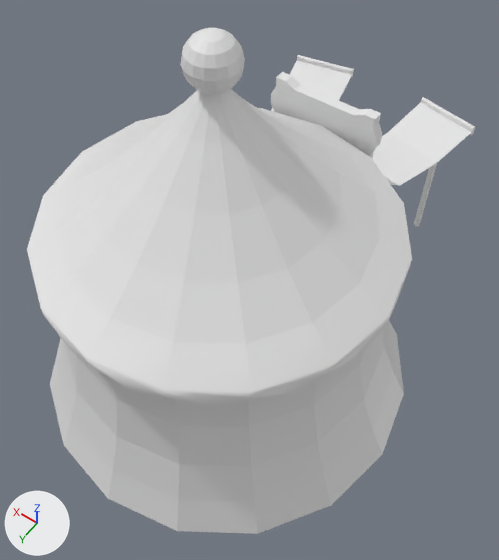
The FBX model Assets/Objects/Tent_Circus_1/Tent_Circus_1-2.fbx: old version first, new version second.
Before and after are seen from a camera (50 mm lens) standing at (-2.34, 2.88, 6.04) and looking at (-0.24, -0.06, 1.43). Arrows for +X, +Y and +Z are at lower left; the lights stay in place.

The scene before the commit, as lines of its bpy script (objects in view):
```python
mat_tent_circus_1a = principled_material('Tent_Circus_1A')
mat_tent_circus_1a.base_color = (0.8, 0.8, 0.8)  # white #e7e7e7
me_tent_circus_1_2 = bpy.data.meshes.new('Tent_Circus_1-2')
me_tent_circus_1_2.from_pydata(...)  # 482 vertices, 420 faces; spans x -1.78..1.78, y -2.87..1.77, z 0.0..3.7
# faces by material slot: [202, 218]
me_tent_circus_1_2.materials.append(mat_tent_circus_1a)  # white #e7e7e7
me_tent_circus_1_2.materials.append(mat_tent_circus_1b)  # white #e7e7e7
ob_tent_circus_1_2 = bpy.data.objects.new('Tent_Circus_1-2', me_tent_circus_1_2)
ob_tent_circus_1_2.location = (0.0, 0.0, 0.0)
```
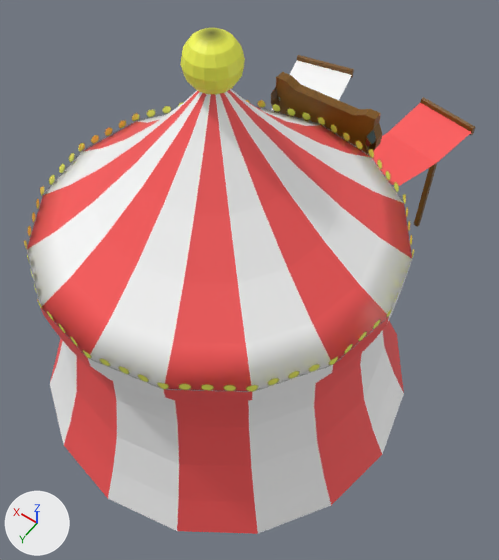
What differs and where, as boxes [x1, y1, x2, y2] in the pictures (499 x 560 px):
'Tent_Circus_1-2', surface changed, reshaped: before [27, 28, 475, 534]; after [24, 28, 475, 534]
part 1 of me_tent_circus_1_2, built on: before [41, 260, 412, 407]; after [24, 100, 414, 407]
part 2 of me_tent_circus_1_2, surface changed: [180, 28, 475, 156] in both
part 3 of me_tent_circus_1_2, recoloured (white to brown): [277, 72, 437, 227] in both
part 4 of me_tent_circus_1_2, recoloured: after [279, 97, 376, 149]

What the commit changed:
Picture 'Tent_Circus_1B.png' (img_tent_circus_1b_png) is new.
Picture 'Tent_Circus_1C1.jpg' (img_tent_circus_1c1_jpg) is new.
Picture 'Tent_Circus_1A1.jpg' (img_tent_circus_1a1_jpg) is new.
In material 'Tent_Circus_1A' (mat_tent_circus_1a), base_color is no longer (0.8, 0.8, 0.8), white #e7e7e7.
In material 'Tent_Circus_1A' (mat_tent_circus_1a), texture is now set to img_tent_circus_1a1_jpg.
Material 'Tent_Circus_1B1' (mat_tent_circus_1b1) is new.
Its texture is img_tent_circus_1b_png (with its transparency).
Material 'Tent_Circus_1B2' (mat_tent_circus_1b2) is new.
Its texture is img_tent_circus_1b_png (with its transparency).
Material 'Tent_Circus_1C' (mat_tent_circus_1c) is new.
Its texture is img_tent_circus_1c1_jpg.
me_tent_circus_1_2 is used by ob_tent_circus_1_2; location (0.0, 0.0, 0.0).
me_tent_circus_1_2 had 482 vertices, 420 faces and spanned x -1.78..1.78, y -2.87..1.77, z 0.0..3.7.
me_tent_circus_1_2 now has 530 vertices, 436 faces and spans x -1.78..1.78, y -2.87..1.77, z 0.0..3.7.
Part 1, on me_tent_circus_1_2:
16 faces are deleted.
32 vertices are added at x -1.47..1.47, y -1.47..1.47, z 1.82.
16 new vertices lie (0.0, 0.0, 0.1) away from vertices in x -1.5..1.5, y -1.5..1.5, z 2.0.
16 new faces join them, mat_tent_circus_1a (picture img_tent_circus_1a1_jpg).
16 new faces join them, mat_tent_circus_1b2 (picture img_tent_circus_1b_png).
me_tent_circus_1_2 part 2: 162 kept faces spanning x -1.35..1.35, y -2.87..1.34, z 0.0..3.7 get new texture (UV) coordinates.
me_tent_circus_1_2 part 3: 217 faces spanning x -1.03..1.03, y -2.87..0.2, z 0.0..3.7 switch from mat_tent_circus_1b (white #e7e7e7) to mat_tent_circus_1b1 (picture img_tent_circus_1b_png).
me_tent_circus_1_2 part 4: 1 face spanning x -0.5..0.5, y -1.57, z 1.85..2.25 switches from mat_tent_circus_1b (white #e7e7e7) to mat_tent_circus_1c (picture img_tent_circus_1c1_jpg).
me_tent_circus_1_2 now uses material mat_tent_circus_1b2 (picture img_tent_circus_1b_png).
me_tent_circus_1_2 now uses material mat_tent_circus_1c (picture img_tent_circus_1c1_jpg).
